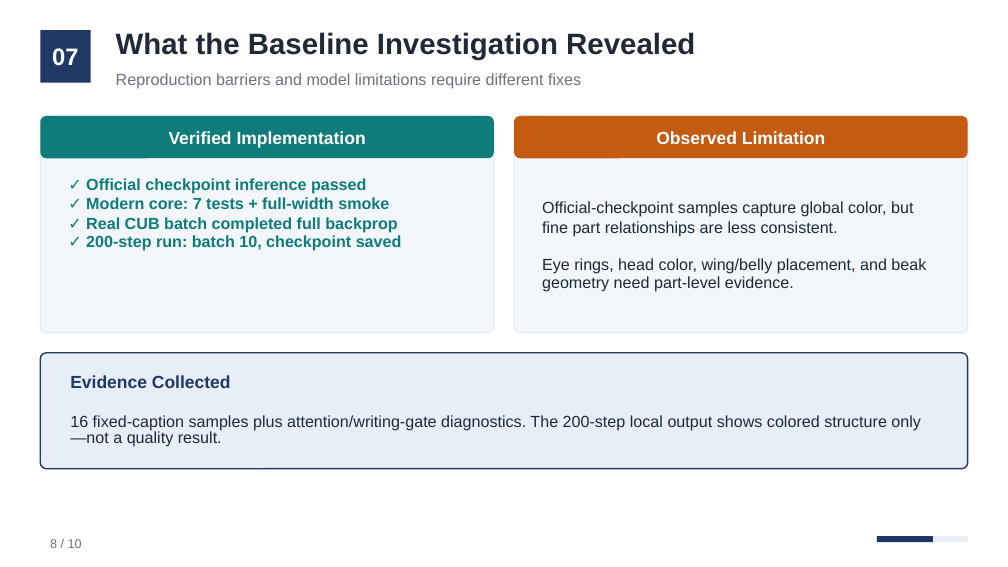
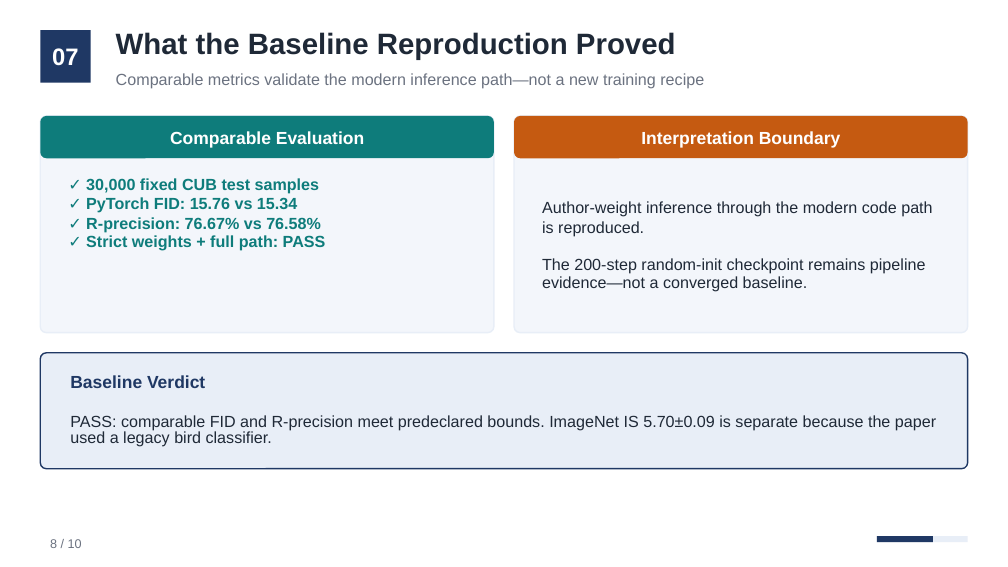
Before and after one commit to Alexzhoujk/DM-GANS, a slide deck: slide 8 of outputs/DM-GAN Baseline Implementation and Investigation - Session 6 Updated.pptx. Drawn at 1008x567 pixels with LibreOffice and Linux fonts; fonts in the diff are those of the drawing. Boxes give left, top, right and bottom in pixels: in the first picture for what was removed or moved away, otherwise in the second. Text is boxed around its words. In the diff, an @@ line names an element or a change of style, - is before the commit and + after.

Commit message:
Validate the DM-GAN baseline reproduction

```diff
--- a/outputs/DM-GAN Baseline Implementation and Investigation - Session 6 Updated.pptx
+++ b/outputs/DM-GAN Baseline Implementation and Investigation - Session 6 Updated.pptx
@@ text at (116, 32, 676, 59): text changed @@
-What the Baseline Investigation Revealed
+What the Baseline Reproduction Proved
@@ text at (116, 73, 704, 89): text changed @@
-Reproduction barriers and model limitations require different fixes
+Comparable metrics validate the modern inference path—not a new training recipe
@@ text at (170, 131, 364, 148): text changed @@
-Verified Implementation
+Comparable Evaluation
@@ text at (641, 131, 841, 148): text changed @@
-Observed Limitation
+Interpretation Boundary
@@ text at (86, 178, 326, 251): text changed @@
-✓ Official checkpoint inference passed
-✓ Modern core: 7 tests + full-width smoke
-✓ Real CUB batch completed full backprop
-✓ 200-step run: batch 10, checkpoint saved
+✓ 30,000 fixed CUB test samples
+✓ PyTorch FID: 15.76 vs 15.34
+✓ R-precision: 76.67% vs 76.58%
+✓ Strict weights + full path: PASS
@@ text at (542, 201, 932, 292): text changed @@
-Official-checkpoint samples capture global color, but fine part relationships are less consistent.
-Eye rings, head color, wing/belly placement, and beak geometry need part-level evidence.
+Author-weight inference through the modern code path is reproduced.
+The 200-step random-init checkpoint remains pipeline evidence—not a converged baseline.
@@ text at (70, 375, 205, 388): text changed @@
-Evidence Collected
+Baseline Verdict
@@ text at (70, 415, 936, 447): text changed @@
-16 fixed-caption samples plus attention/writing-gate diagnostics. The 200-step local output shows colored structure only—not a quality result.
+PASS: comparable FID and R-precision meet predeclared bounds. ImageNet IS 5.70±0.09 is separate because the paper used a legacy bird classifier.
```
Also in this commit, not shown: 4 other slides changed, 12 other files.
